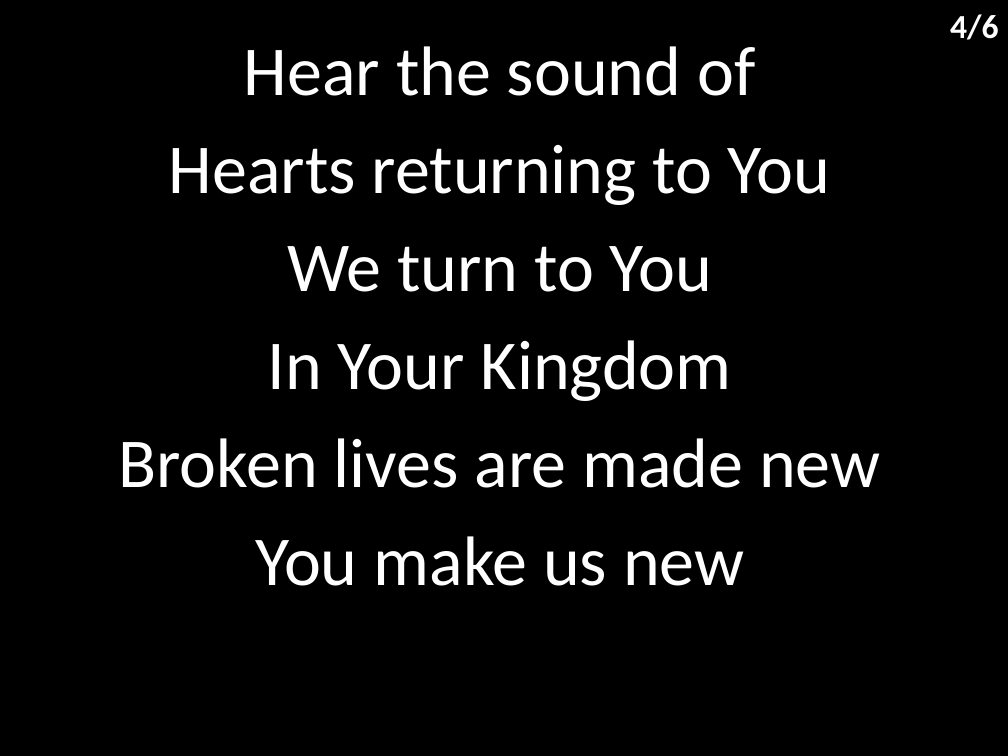
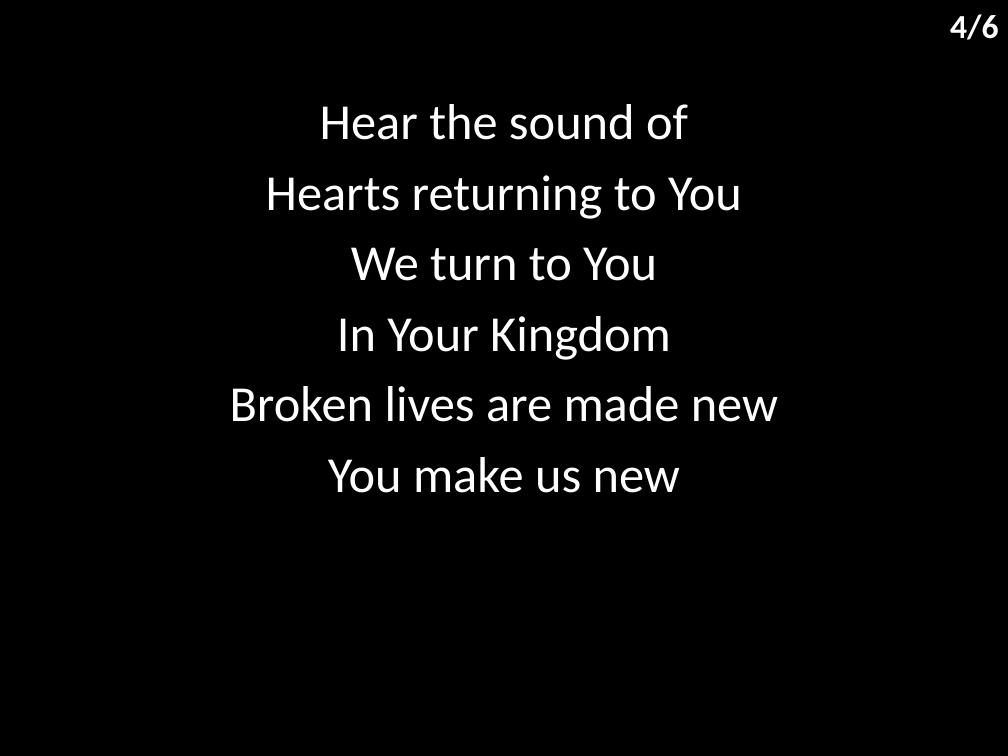
Before and after one commit to hoo-are-ya/worship, a slide deck: slide 5 of docs/songs/hossana - praise is rising.pptx. Drawn at 1008x756 pixels with LibreOffice and Linux fonts; fonts in the diff are those of the drawing. Boxes give left, top, right and bottom in pixels: in the first picture for what was removed or moved away, otherwise in the second. Text is boxed around its words. In the diff, an @@ line names an element or a change of style, - is before the commit and + after.

```diff
--- a/docs/songs/hossana - praise is rising.pptx
+++ b/docs/songs/hossana - praise is rising.pptx
@@ subtitle "Hear the sound of": place and size @@
-subtitle "Hear the sound of" at <box>119,46,880,586</box>
+subtitle "Hear the sound of" at <box>230,104,778,493</box>
@@ subtitle "Hear the sound of" at <box>230,104,778,493</box>: size 50 to 36 pt; less space between paragraphs @@
```
Also in this commit, not shown: 5 other slides changed, 6 other files.
